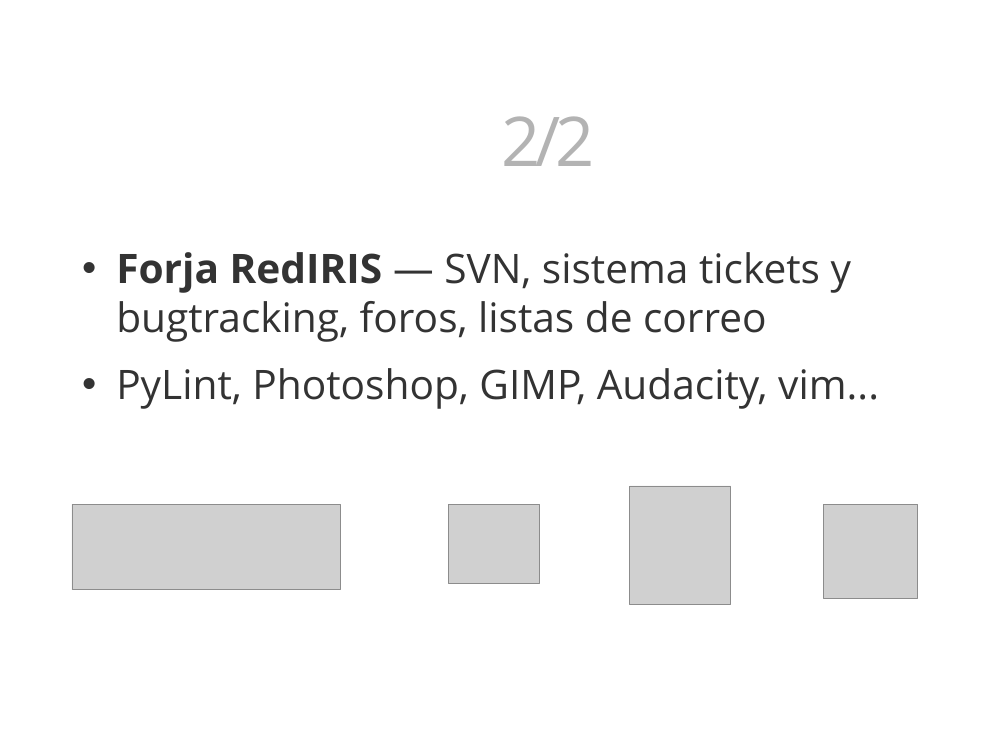
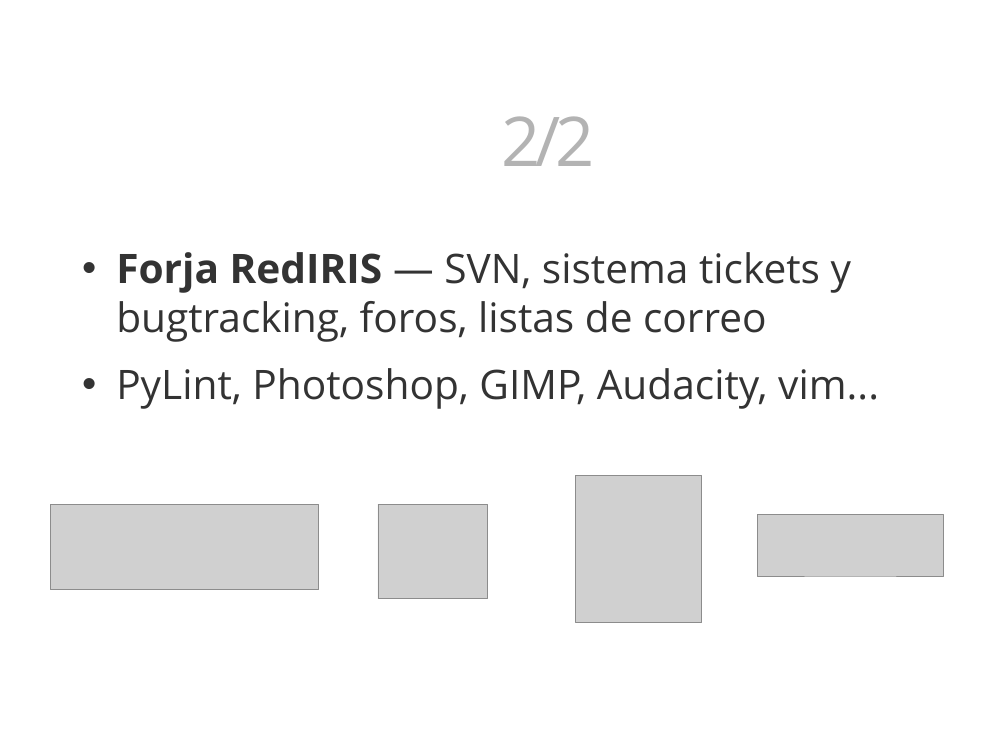
Before and after one commit to 3oheme/dominous, a slide deck: slide 15 of docs/presentacion/presentacion.odp (slide 14 before the commit). Drawn at 1008x756 pixels with LibreOffice and Linux fonts; fonts in the diff are those of the drawing; grey boxes stand for pictures; background and template pictures are left out. Boxes give left, top, right and bottom in pixels: in the first picture for what was removed or moved away, otherwise in the second. Text is boxed around its words. In the diff, an @@ line names an element or a change of style, - is before the commit and + after.

```diff
--- a/docs/presentacion/presentacion.odp
+++ b/docs/presentacion/presentacion.odp
@@ picture: place and size @@
-picture at <box>630,486,731,604</box>
+picture at <box>576,476,702,624</box>
@@ picture: place and size @@
-picture at <box>72,504,341,590</box>
+picture at <box>50,504,319,590</box>
@@ picture: place and size @@
-picture at <box>448,504,540,584</box>
+picture at <box>378,504,488,599</box>
@@ picture: place and size @@
-picture at <box>824,504,918,598</box>
+picture at <box>757,515,943,576</box>
```
Also in this commit, not shown: 7 other slides changed, 1 slide added, 1 other file.
